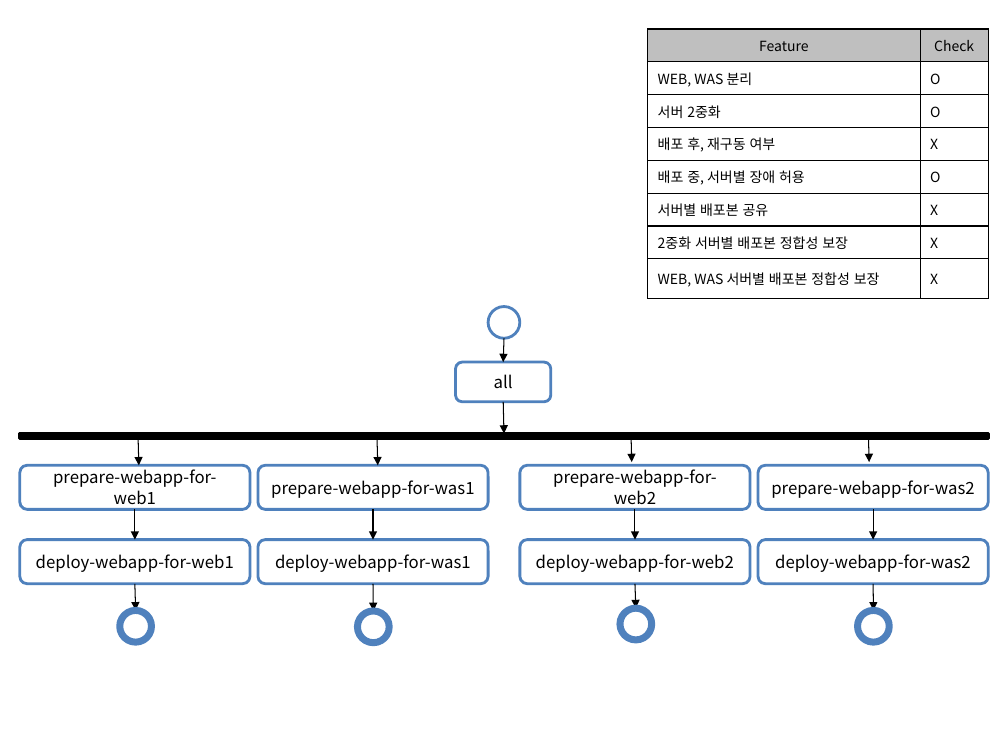
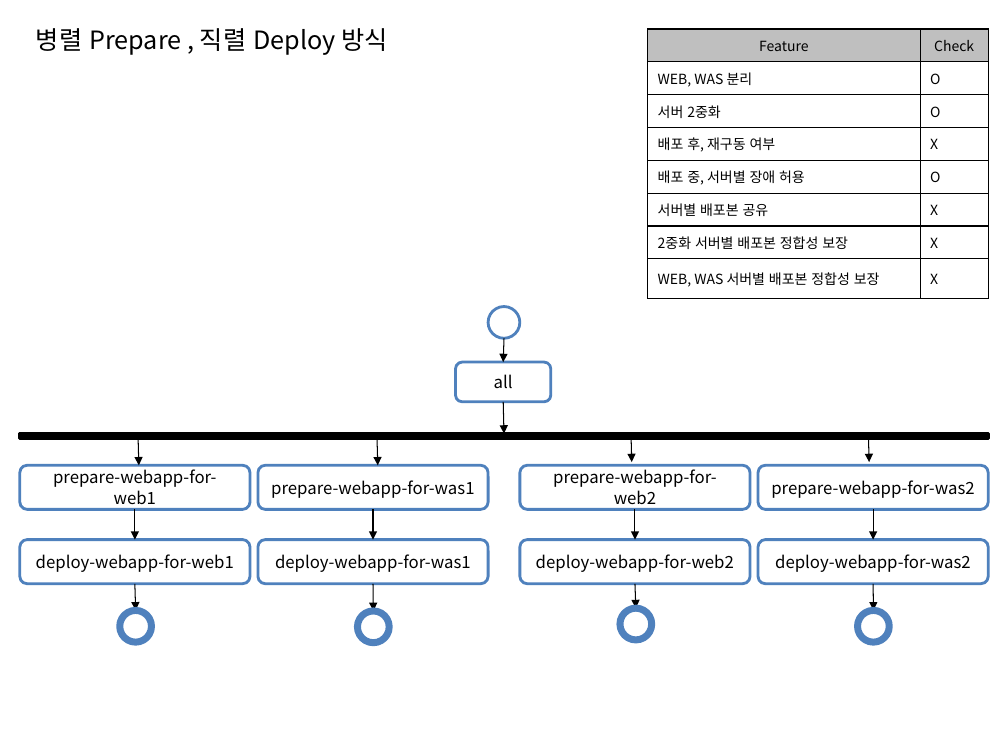
Before and after one commit to kwbaek/codelabor, a slide deck: slide 1 of documentation/draft/ci-environment/deploy-process-pattern.pptx (slide 2 before the commit). Drawn at 1008x756 pixels with LibreOffice and Linux fonts; fonts in the diff are those of the drawing. Boxes give left, top, right and bottom in pixels: in the first picture for what was removed or moved away, otherwise in the second. Text is boxed around its words. In the diff, an @@ line names an element or a change of style, - is before the commit and + after.

```diff
--- a/documentation/draft/ci-environment/deploy-process-pattern.pptx
+++ b/documentation/draft/ci-environment/deploy-process-pattern.pptx
@@ text added at box(36, 28, 387, 55), 18 pt, text #000000 @@
+병렬 Prepare , 직렬 Deploy 방식
```
Also in this commit, not shown: 4 other slides changed, 1 slide removed.
